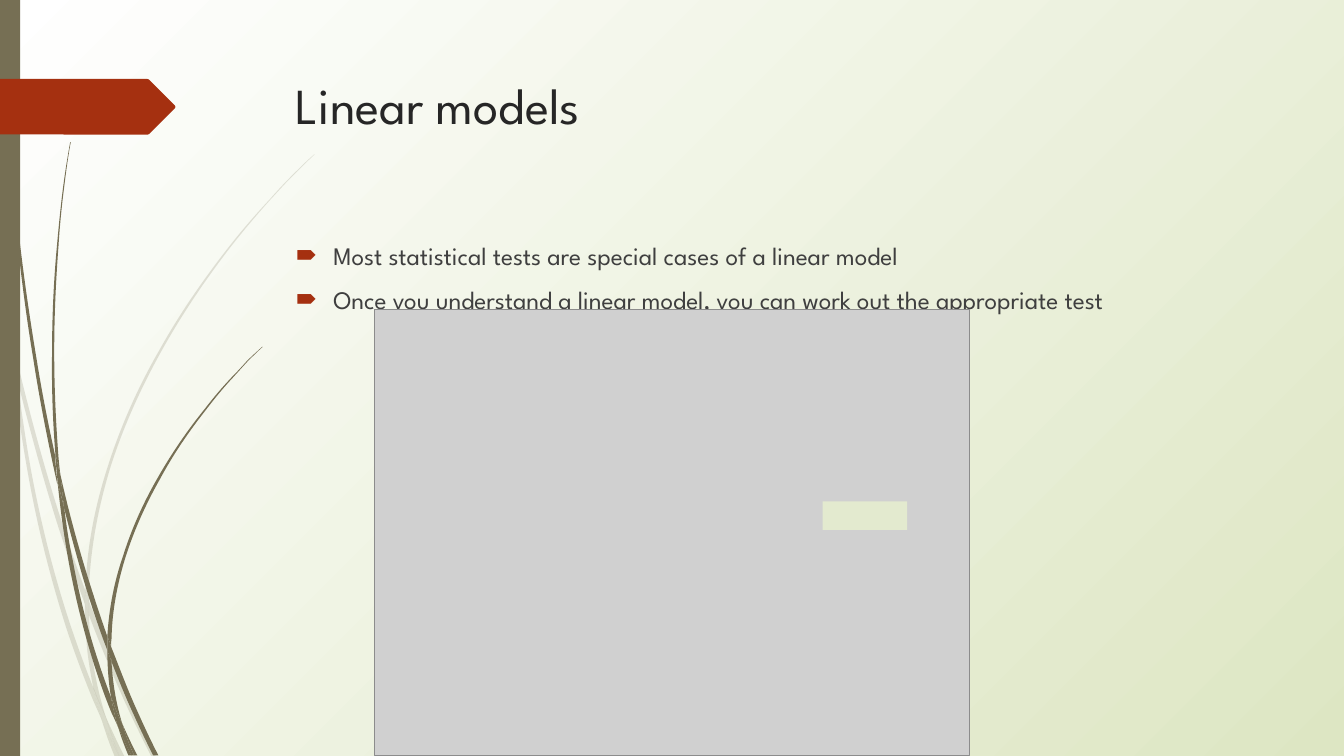
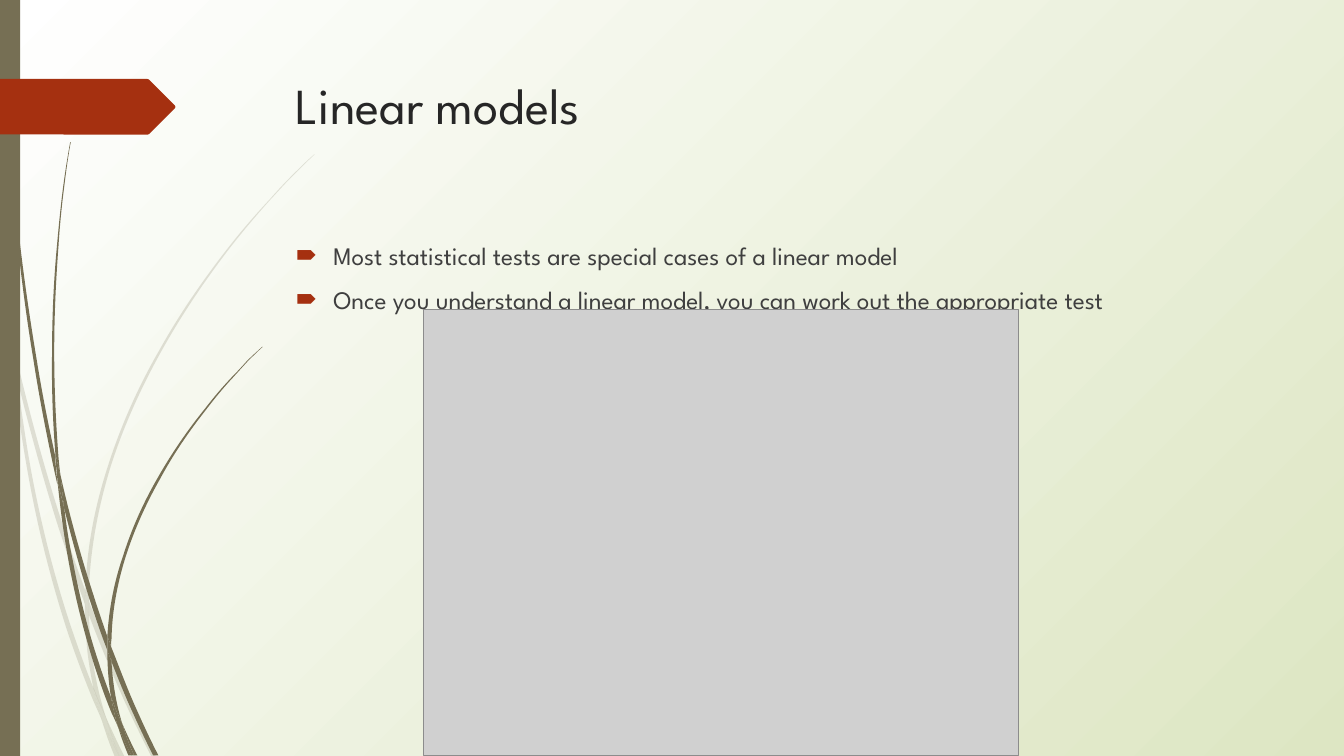
Before and after one commit to erynmcfarlane/GraduateStatsClass, a slide deck: slide 8 of Lecture1 _v2.pptx. Drawn at 1344x756 pixels with LibreOffice and Linux fonts; fonts in the diff are those of the drawing; grey boxes stand for pictures. Boxes give left, top, right and bottom in pixels: in the first picture for what was removed or moved away, otherwise in the second. Text is boxed around its words. In the diff, an @@ line names an element or a change of style, - is before the commit and + after.

```diff
--- a/Lecture1 _v2.pptx
+++ b/Lecture1 _v2.pptx
@@ picture: place and size @@
-picture at [374,310,970,756]
+picture at [423,310,1019,756]
@@ rectangle removed at [823,501,907,529] @@
```
Also in this commit, not shown: 1 other slide changed, 8 slides added, 2 slides removed, 1 other file.
